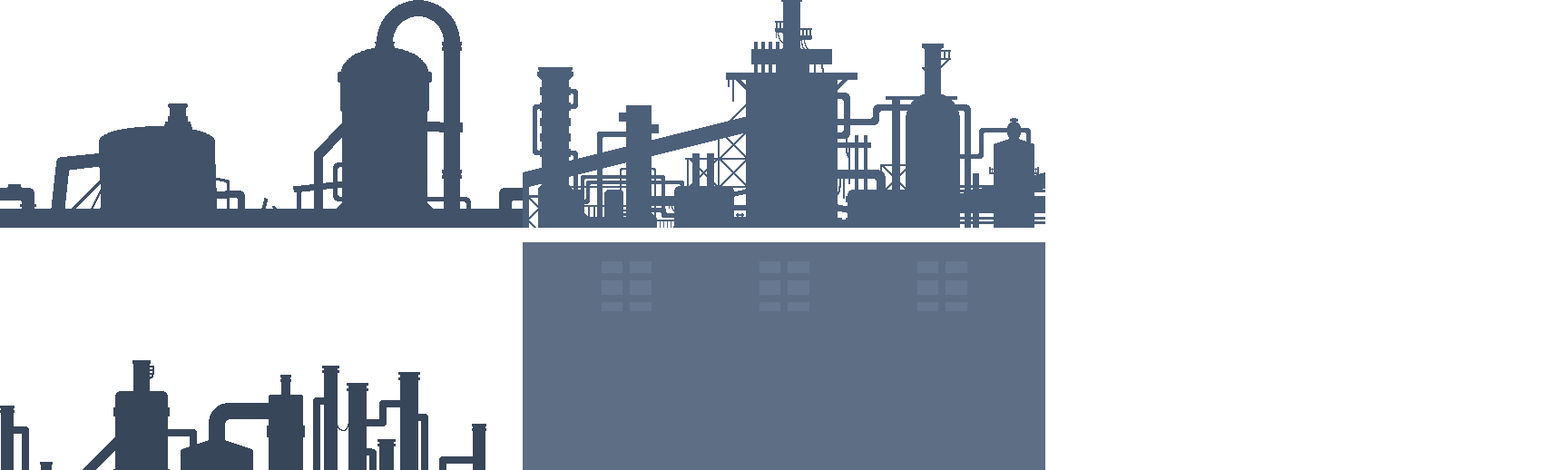
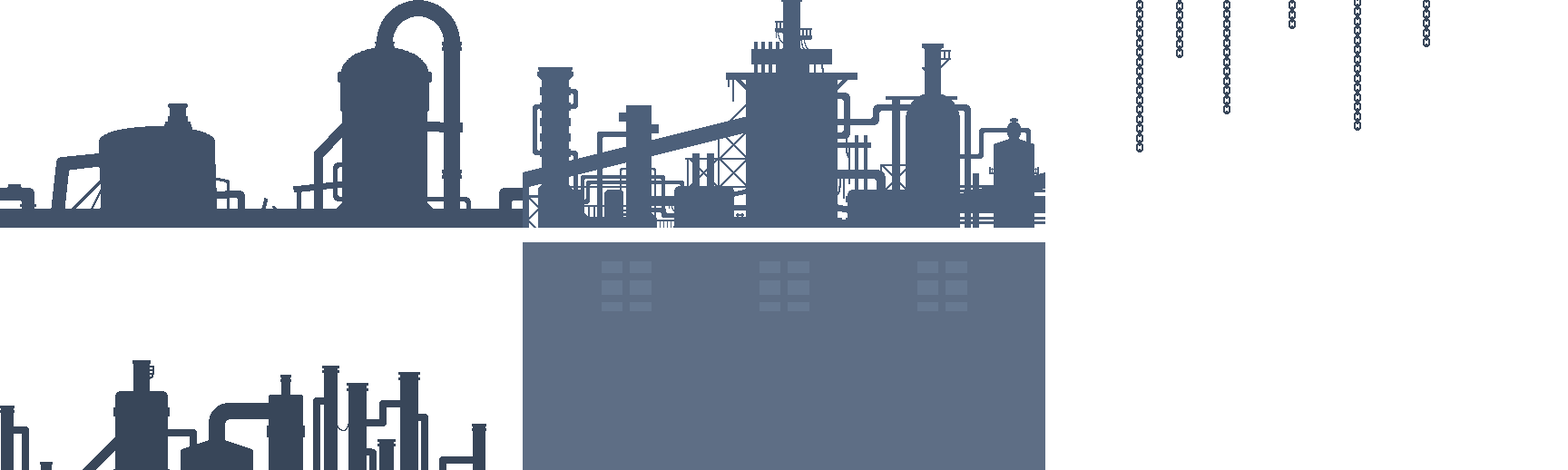
Layered file, before and after one edit (1568×470). Changes by layer:
added layer "Layer 7 copy 7" above "Layer 4" over [1136, 0, 1431, 153]
